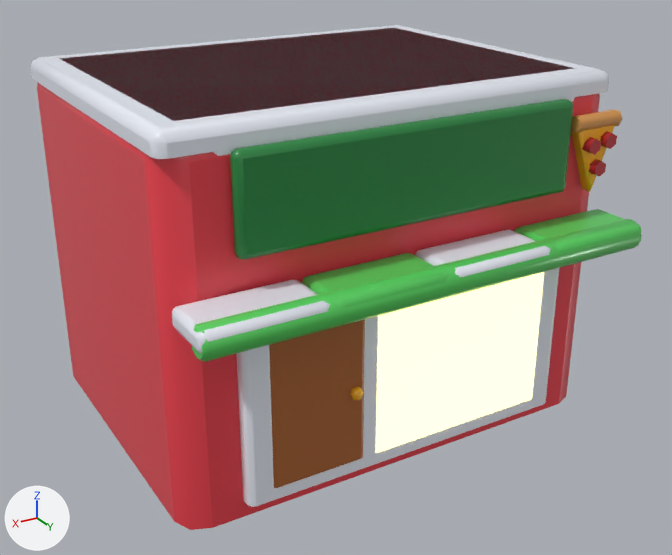
An edit to the FBX model world_overhaul/export/buildings/Pizza Restaurant.fbx, drawn before and after from the same camera.
The view is the same before and after, from a 50 mm camera at (8.9, 15.79, 10.29) aimed at (-0.01, 0.94, 2.86). The lights are fixed; the arrows at lower left show +X, +Y and +Z. The picture after the commit comes second.

The scene before the commit, as lines of its bpy script (objects in view):
```python
mat_wo_glow_glow_warm = principled_material('WO_Glow_GLOW_WARM')
mat_wo_glow_glow_warm.base_color = (1.0, 0.839, 0.352)  # yellow #ffeca0
mat_wo_glow_glow_warm.emission_color = (1.0, 0.839, 0.352)  # yellow #ffeca0
mat_wo_glow_glow_warm.emission_strength = 2.0
me_maker_pizzarestaurant = bpy.data.meshes.new('Maker_PizzaRestaurant')
me_maker_pizzarestaurant.from_pydata(...)  # 630 vertices, 586 faces; spans x -4.5..4.5, y -3.5..4.73, z 0.0..7.0
me_maker_pizzarestaurant.materials.append(mat_wo_palette)
me_maker_pizzarestaurant_glow_glow_warm = bpy.data.meshes.new('Maker_PizzaRestaurant_Glow_GLOW_WARM')
me_maker_pizzarestaurant_glow_glow_warm.from_pydata(...)  # 40 vertices, 34 faces; spans x -3.0..0.91, y 3.5..3.8, z 0.6..3.65
me_maker_pizzarestaurant_glow_glow_warm.materials.append(mat_wo_glow_glow_warm)  # yellow #ffeca0, glowing yellow #ffeca0
ob_maker_pizzarestaurant = bpy.data.objects.new('Maker_PizzaRestaurant', me_maker_pizzarestaurant)
ob_maker_pizzarestaurant.location = (0.0, 0.0, 0.0)
ob_maker_pizzarestaurant_glow_glow_warm = bpy.data.objects.new('Maker_PizzaRestaurant_Glow_GLOW_WARM', me_maker_pizzarestaurant_glow_glow_warm)
ob_maker_pizzarestaurant_glow_glow_warm.location = (0.0, 0.0, 0.0)
```
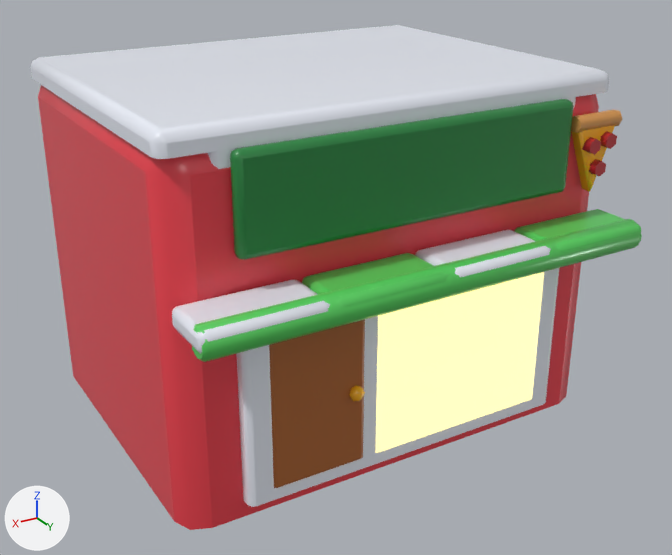
Edits to the bpy script that builds the scene:
```text
Change mat_wo_glow_glow_warm:
    mat_wo_glow_glow_warm.emission_strength: 2.0 -> 1.2
Change me_maker_pizzarestaurant:
    where me_maker_pizzarestaurant.from_pydata(...)  # 630 vertices, 586 faces; spans x -4.5..4.5, y -3.5..4.73, z 0.0..7.0
    used by ob_maker_pizzarestaurant; location = (0.0, 0.0, 0.0)
    me_maker_pizzarestaurant part 1: the loose piece of 40 vertices spanning x -4.5..4.5, y -3.5..3.5, z 0.0..7.0 is scaled about the mesh origin by (1, 1, 0.97)
```

What differs and where, as boxes (x1, y1, x2, y2) in the pictures (672 x 555 px; the box of a moved part takes in the faces that stretch with it):
'Maker_PizzaRestaurant_Glow_GLOW_WARM', surface changed
    both: (375, 272, 544, 453)
part 1 of me_maker_pizzarestaurant, moved or reshaped
    before: (37, 28, 600, 530)
    after: (38, 85, 599, 530)
